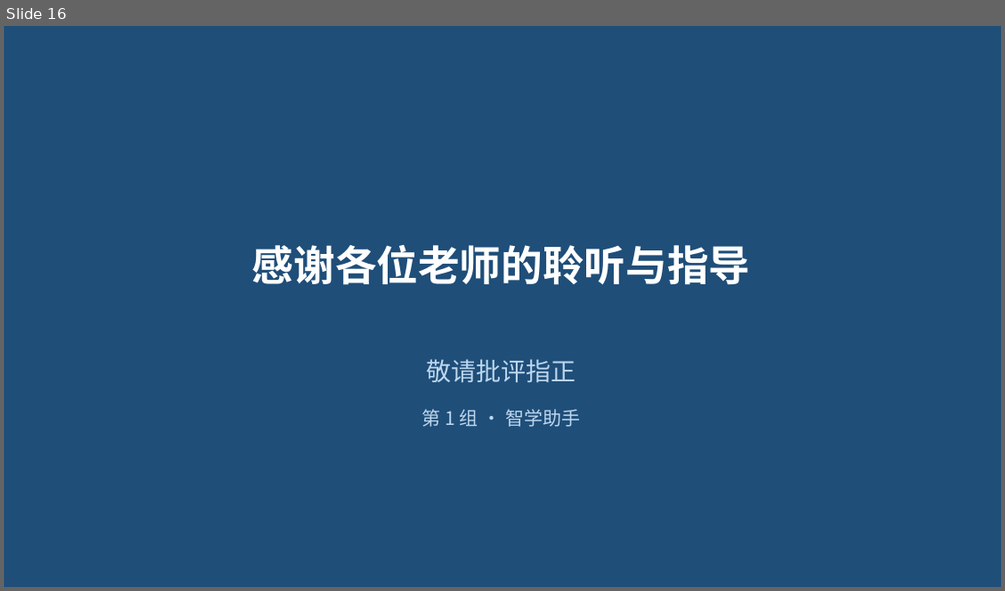
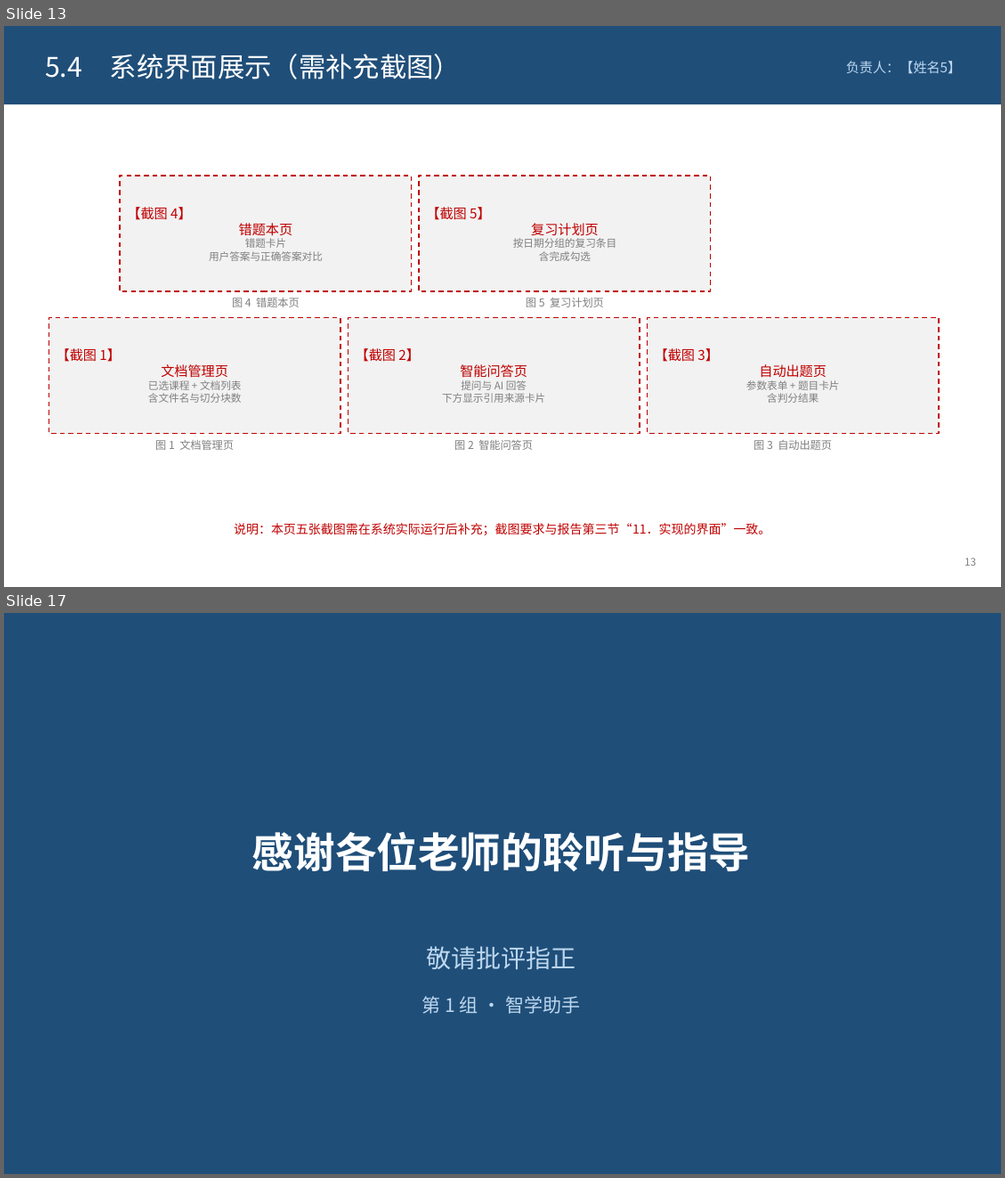
Before and after one commit to xingkongzcj/langchain_agent, a slide deck: defense/智学助手-课程设计答辩.pptx. Shown one above the other, each under a label of ours: slide 16 before the commit, slides 13 and 17 after it; the slides between them are not shown. The pictures are 1005x591 and 1005x1178 pixels, drawn with LibreOffice and Linux fonts; fonts in the diff are those of the drawing. Boxes give left, top, right and bottom in pixels: in the first picture for what was removed or moved away, otherwise in the second. Text is boxed around its words. In the diff, an @@ line names an element or a change of style, - is before the commit and + after.

Commit message:
docs: complete process discussion section and add UI showcase slide
- report: add fig3 (architecture), fig4 (ingest/QA flow), fig5 (quiz/grading/review flow)

- report: add key code snippets for ingest, QA, quiz gen, grading, review plan

- report: add section 11 UI description with 5 screenshot placeholders (fig6-10)

- ppt: add slide 13 system UI showcase with 5 screenshot placeholders; renumber to 17 pages

```diff
--- a/defense/智学助手-课程设计答辩.pptx
+++ b/defense/智学助手-课程设计答辩.pptx
@@ slide 13 added at [4,26,1001,587], background #FFFFFF @@
@@ rectangle added at [4,26,1001,104], fill #1F4E79 @@
@@ text added at [45,54,461,79], 26 pt, text #FFFFFF @@
+5.4 系统界面展示（需补充截图）
@@ text added at [846,61,961,74], 13 pt, text #BDD7EE @@
+负责人：【姓名5】
@@ rectangle added at [120,176,412,291], fill #F2F2F2, outline #C00000 1.2 pt dashed, 10 pt, text #808080 @@
+【截图 4】
+错题本页
+错题卡片
+用户答案与正确答案对比
@@ rectangle added at [419,176,711,291], fill #F2F2F2, outline #C00000 1.2 pt dashed, 10 pt, text #808080 @@
+【截图 5】
+复习计划页
+按日期分组的复习条目
+含完成勾选
@@ rectangle added at [48,318,340,434], fill #F2F2F2, outline #C00000 1.2 pt dashed, 10 pt, text #808080 @@
+【截图 1】
+文档管理页
+已选课程 + 文档列表
+含文件名与切分块数
@@ text added at [232,297,299,307], 10.5 pt, text #808080 @@
+图 4 错题本页
@@ rectangle added at [348,318,639,434], fill #F2F2F2, outline #C00000 1.2 pt dashed, 10 pt, text #808080 @@
+【截图 2】
+智能问答页
+提问与 AI 回答
+下方显示引用来源卡片
@@ text added at [526,297,604,307], 10.5 pt, text #808080 @@
+图 5 复习计划页
@@ rectangle added at [647,318,938,434], fill #F2F2F2, outline #C00000 1.2 pt dashed, 10 pt, text #808080 @@
+【截图 3】
+自动出题页
+参数表单 + 题目卡片
+含判分结果
@@ text added at [155,440,234,450], 10.5 pt, text #808080 @@
+图 1 文档管理页
@@ text added at [454,440,533,450], 10.5 pt, text #808080 @@
+图 2 智能问答页
@@ text added at [753,440,832,450], 10.5 pt, text #808080 @@
+图 3 自动出题页
@@ text added at [234,523,770,535], 12 pt, text #C00000 @@
+说明：本页五张截图需在系统实际运行后补充；截图要求与报告第三节“11．实现的界面”一致。
@@ text added at [964,557,976,565], 10 pt, text #808080 @@
+13
@@ what was slide 16 is now slide 17 @@
```
Also in this commit, not shown: 4 slides changed, 1 other file.
